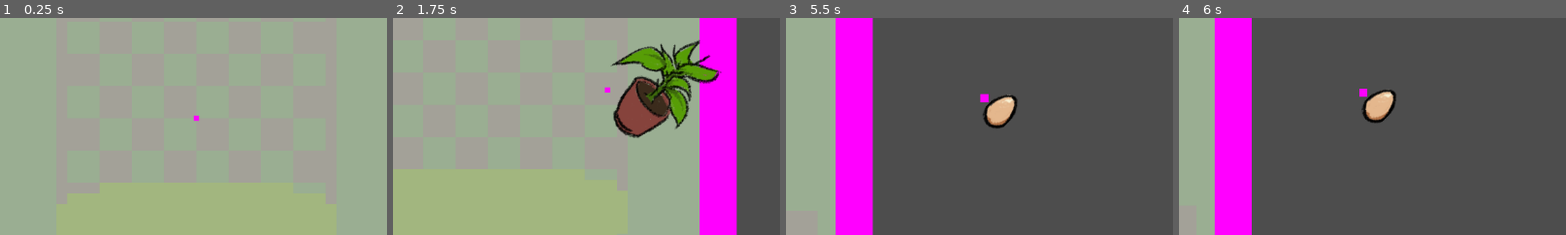
Above: before the commit, frames 1-4 (left to right).
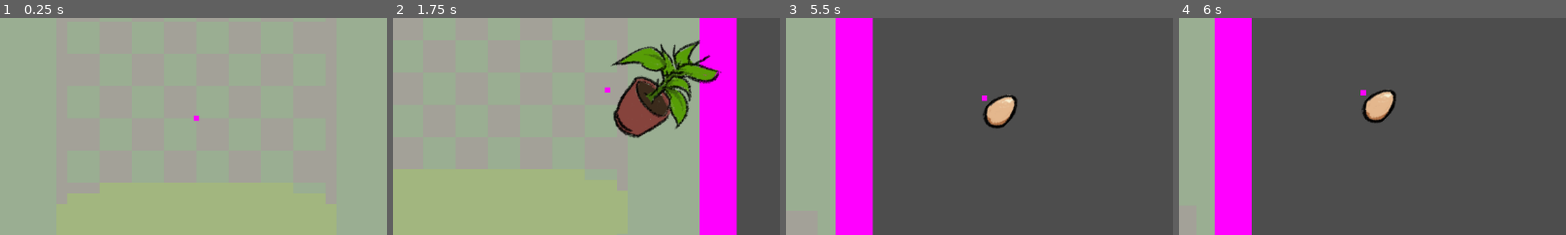
Above: after the commit, the same moments.

Repository: sixrobin/GMTK2024
Game: Godot game, scene res://game.tscn
Same seed, same stepped clock (60 frames per second), same inputs: the game is played once before the commit and once after it.
Inputs (mouse positions are % of the whole screen's width and height, from its top left):
- Up to frame 1 (0.25 s): no input
- Up to frame 2 (1.75 s): tap Enter at 0.5 s; move the mouse to (72, 45) at 0.52 s; hold Space (SpawnObject) 0.53-1.28 s; move the mouse to (30, 55) at 1.27 s; click (30, 55) at 1.35 s
- Up to frame 3 (5.5 s): move the mouse to (60, 28) at 2.02 s; hold Space (SpawnObject) 2.03-2.78 s; move the mouse to (45, 70) at 2.77 s; click (45, 70) at 2.85 s; move the mouse to (80, 65) at 3.52 s; hold Space (SpawnObject) 3.53-4.28 s; move the mouse to (20, 35) at 4.27 s; click (20, 35) at 4.35 s; move the mouse to (55, 50) at 5.02 s; hold Space (SpawnObject) from 5.03 s (still down)
- Up to frame 4 (6 s): move the mouse to (35, 25) at 5.77 s; release Space (SpawnObject) at 5.78 s; click (35, 25) at 5.85 s
The pictures show only the part of the screen within x 25-75%, y 27-77%; the shares and areas given below are measured in that part.

Frames 1-2 are identical in both runs. In frame 3, less than 0.1% of the frame differs, in the area x 50-53%, y 34-39%; in frame 4, less than 0.1%.

Commit message:
Growth stage system

Diff:
--- a/prefabs/creature.tscn
+++ b/prefabs/creature.tscn
@@ -1,6 +1,11 @@
-[gd_scene load_steps=4 format=3 uid="uid://b2jdgkrrtq7gp"]
+[gd_scene load_steps=9 format=3 uid="uid://b2jdgkrrtq7gp"]
 
 [ext_resource type="Script" path="res://scripts/creature.gd" id="1_qoasn"]
+[ext_resource type="Script" path="res://scripts/utils/growth_stage.gd" id="2_g73dj"]
+[ext_resource type="Resource" uid="uid://cedcui75gd0sr" path="res://resources/growth_stages/stage_1.tres" id="3_dd8mf"]
+[ext_resource type="Resource" uid="uid://csuheocu743v0" path="res://resources/growth_stages/stage_2.tres" id="4_34unq"]
+[ext_resource type="Resource" uid="uid://dqtqnlvlvp033" path="res://resources/growth_stages/stage_3.tres" id="5_0omj0"]
+[ext_resource type="Resource" uid="uid://xbwsrjemcexr" path="res://resources/growth_stages/stage_4.tres" id="6_0kc5i"]
 
 [sub_resource type="PlaceholderTexture2D" id="PlaceholderTexture2D_kmpkd"]
 
@@ -11,6 +16,7 @@
 motion_mode = 1
 script = ExtResource("1_qoasn")
 stun_timer = NodePath("Timer")
+growth_stages = Array[ExtResource("2_g73dj")]([ExtResource("3_dd8mf"), ExtResource("4_34unq"), ExtResource("5_0omj0"), ExtResource("6_0kc5i")])
 
 [node name="PlayerSprite" type="Sprite2D" parent="."]
 scale = Vector2(8, 8)
--- a/prefabs/objects/banana.tscn
+++ b/prefabs/objects/banana.tscn
@@ -13,7 +13,7 @@
 [node name="Object" type="RigidBody2D"]
 script = ExtResource("1_12mxu")
 interact_duration = 3.0
-scale_factor = 1.2
+growth_value = 25.0
 speed_modifier = ExtResource("2_2bgyd")
 
 [node name="Sprite2D" type="Sprite2D" parent="."]
--- a/prefabs/objects/foods/egg.tscn
+++ b/prefabs/objects/foods/egg.tscn
@@ -12,7 +12,7 @@
 [node name="Object" type="RigidBody2D"]
 script = ExtResource("1_lbwer")
 interact_duration = 1.0
-scale_factor = 1.2
+growth_value = 25.0
 
 [node name="Sprite2D" type="Sprite2D" parent="."]
 position = Vector2(-1.19209e-07, 0)
--- a/prefabs/objects/foods/fish.tscn
+++ b/prefabs/objects/foods/fish.tscn
@@ -12,7 +12,7 @@
 [node name="Object" type="RigidBody2D"]
 script = ExtResource("1_w8jxp")
 interact_duration = 1.0
-scale_factor = 1.2
+growth_value = 25.0
 
 [node name="Sprite2D" type="Sprite2D" parent="."]
 position = Vector2(-1.19209e-07, 0)
--- a/prefabs/objects/foods/plantes.tscn
+++ b/prefabs/objects/foods/plantes.tscn
@@ -12,7 +12,7 @@
 [node name="Object" type="RigidBody2D"]
 script = ExtResource("1_2dc0o")
 interact_duration = 1.0
-scale_factor = 1.2
+growth_value = 25.0
 
 [node name="Sprite2D" type="Sprite2D" parent="."]
 position = Vector2(-1.19209e-07, 0)
--- a/prefabs/objects/tomato.tscn
+++ b/prefabs/objects/tomato.tscn
@@ -11,6 +11,7 @@
 
 [node name="Object" type="RigidBody2D"]
 script = ExtResource("1_ws00s")
+growth_value = 25.0
 
 [node name="Sprite2D" type="Sprite2D" parent="."]
 position = Vector2(-1.19209e-07, 0)
--- /dev/null
+++ b/resources/growth_stages/stage_1.tres
@@ -0,0 +1,8 @@
+[gd_resource type="Resource" script_class="GrowthStage" load_steps=2 format=3 uid="uid://cedcui75gd0sr"]
+
+[ext_resource type="Script" path="res://scripts/utils/growth_stage.gd" id="1_hyqbk"]
+
+[resource]
+script = ExtResource("1_hyqbk")
+meter_to_next_stage = 100.0
+scale_factor = 1.0
--- /dev/null
+++ b/resources/growth_stages/stage_2.tres
@@ -0,0 +1,8 @@
+[gd_resource type="Resource" script_class="GrowthStage" load_steps=2 format=3 uid="uid://csuheocu743v0"]
+
+[ext_resource type="Script" path="res://scripts/utils/growth_stage.gd" id="1_23smo"]
+
+[resource]
+script = ExtResource("1_23smo")
+meter_to_next_stage = 250.0
+scale_factor = 3.0
--- /dev/null
+++ b/resources/growth_stages/stage_3.tres
@@ -0,0 +1,8 @@
+[gd_resource type="Resource" script_class="GrowthStage" load_steps=2 format=3 uid="uid://dqtqnlvlvp033"]
+
+[ext_resource type="Script" path="res://scripts/utils/growth_stage.gd" id="1_srtto"]
+
+[resource]
+script = ExtResource("1_srtto")
+meter_to_next_stage = 500.0
+scale_factor = 6.0
--- /dev/null
+++ b/resources/growth_stages/stage_4.tres
@@ -0,0 +1,8 @@
+[gd_resource type="Resource" script_class="GrowthStage" load_steps=2 format=3 uid="uid://xbwsrjemcexr"]
+
+[ext_resource type="Script" path="res://scripts/utils/growth_stage.gd" id="1_j8a32"]
+
+[resource]
+script = ExtResource("1_j8a32")
+meter_to_next_stage = 1000.0
+scale_factor = 15.0
--- a/scripts/creature.gd
+++ b/scripts/creature.gd
@@ -3,11 +3,15 @@
 
 @export var SMOOTH_SPEED: float = 5
 @export var stun_timer: Timer = null
+#@export var growth_meter_max: float = 100
+@export var growth_stages: Array[GrowthStage]
 
 var target_object: ObjectOfInterest = null
 var is_interacting: bool = false
 var is_stunned: bool = false
 var speed_boost: float = 1
+var current_growth_stage: int = 0
+var growth_meter: float = 0
 
 func _process(delta: float):
 	if is_stunned or is_interacting:
@@ -63,3 +67,19 @@
 
 func _on_stun_timer_timeout() -> void:
 	is_stunned = false
+
+func grow(growth_value: int):
+	if current_growth_stage >= growth_stages.size() - 1:
+		return
+
+	growth_meter += growth_value
+
+	#Si le growth meter est rempli, on passe au prochain stage et on update la scale & le sprite
+	if growth_meter >= growth_stages[current_growth_stage].meter_to_next_stage:
+		current_growth_stage += 1
+		self.scale.x = growth_stages[current_growth_stage].scale_factor
+		self.scale.y = growth_stages[current_growth_stage].scale_factor
+		#updater le sprite
+
+	if growth_meter >= growth_stages[current_growth_stage].meter_to_next_stage:
+		self.grow(0)
--- a/scripts/objects/objectOfInterest.gd
+++ b/scripts/objects/objectOfInterest.gd
@@ -10,7 +10,7 @@
 
 @export var stun_resource: StunResource = null
 
-@export var scale_factor: float = 1
+@export var growth_value: float = 0
 @export var speed_modifier: SpeedModifier = null
 
 func _ready() -> void:
@@ -29,8 +29,8 @@
 func apply(player: Player):
 	if stun_resource:
 		player.stun(stun_resource)
-	if scale_factor != 1:
-		player.scale *= scale_factor
+	if growth_value >0:
+		player.grow(growth_value)
 	if speed_modifier:
 		player.speedBoost(speed_modifier)
 	on_applied()
--- /dev/null
+++ b/scripts/utils/growth_stage.gd
@@ -0,0 +1,5 @@
+extends Resource
+class_name GrowthStage
+
+@export var meter_to_next_stage: float = 100
+@export var scale_factor: float = 1
